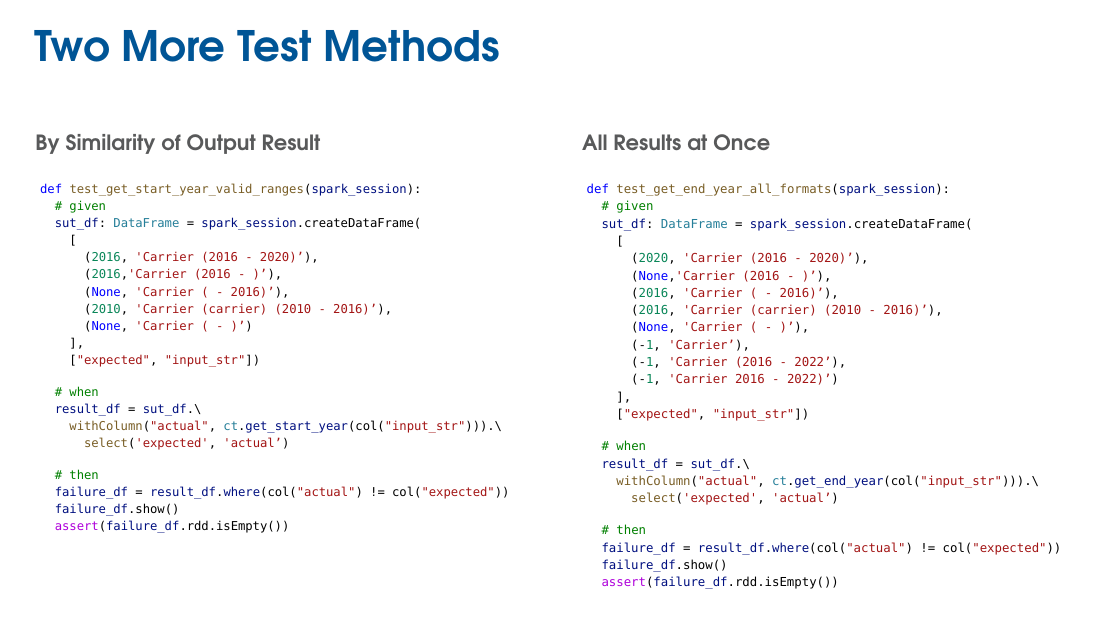
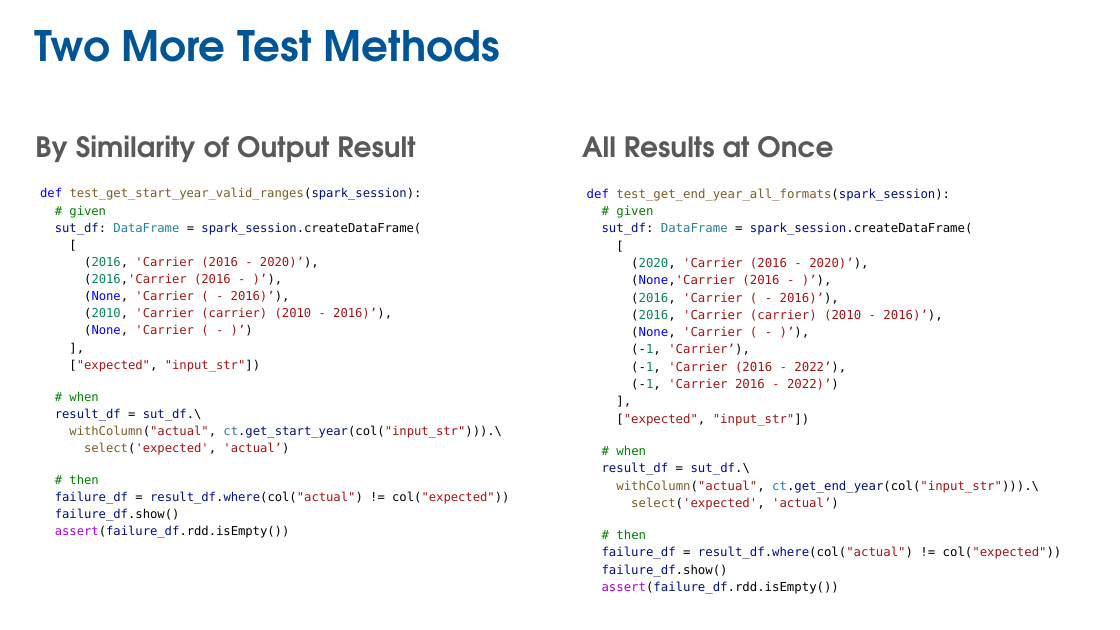
Before and after one commit to donaldsawyer/tdde-py-pyspark, a slide deck: slide 22 of tdde-py-pyspark-glue-docker-vscode.pptx (slide 21 before the commit). Drawn at 1120x630 pixels with LibreOffice and Linux fonts; fonts in the diff are those of the drawing; background and template pictures are left out. Boxes give left, top, right and bottom in pixels: in the first picture for what was removed or moved away, otherwise in the second. Text is boxed around its words. In the diff, an @@ line names an element or a change of style, - is before the commit and + after.

```diff
--- a/tdde-py-pyspark-glue-docker-vscode.pptx
+++ b/tdde-py-pyspark-glue-docker-vscode.pptx
@@ text "By Similarity of Output Result" at box(35, 135, 415, 162): size 18 to 24 pt; more space between paragraphs @@
@@ text "All Results at Once" at box(582, 136, 833, 158): size 18 to 24 pt; more space between paragraphs @@
@@ text "def test_get_start_year_valid_ranges(spark_session):": place and size @@
-text "def test_get_start_year_valid_ranges(spark_session):" at box(40, 183, 509, 533)
+text "def test_get_start_year_valid_ranges(spark_session):" at box(40, 188, 509, 538)
@@ text "def test_get_end_year_all_formats(spark_session):": place and size @@
-text "def test_get_end_year_all_formats(spark_session):" at box(587, 183, 1062, 572)
+text "def test_get_end_year_all_formats(spark_session):" at box(587, 188, 1062, 577)
```
Also in this commit, not shown: 6 other slides changed, 11 slides added, 1 slide removed, 5 other files.
